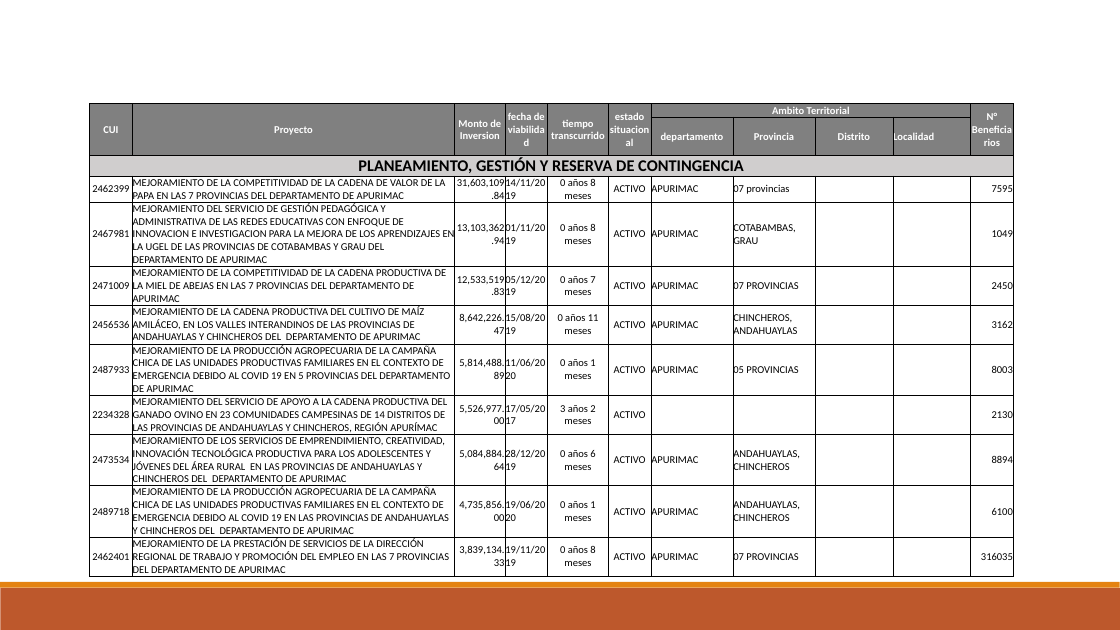
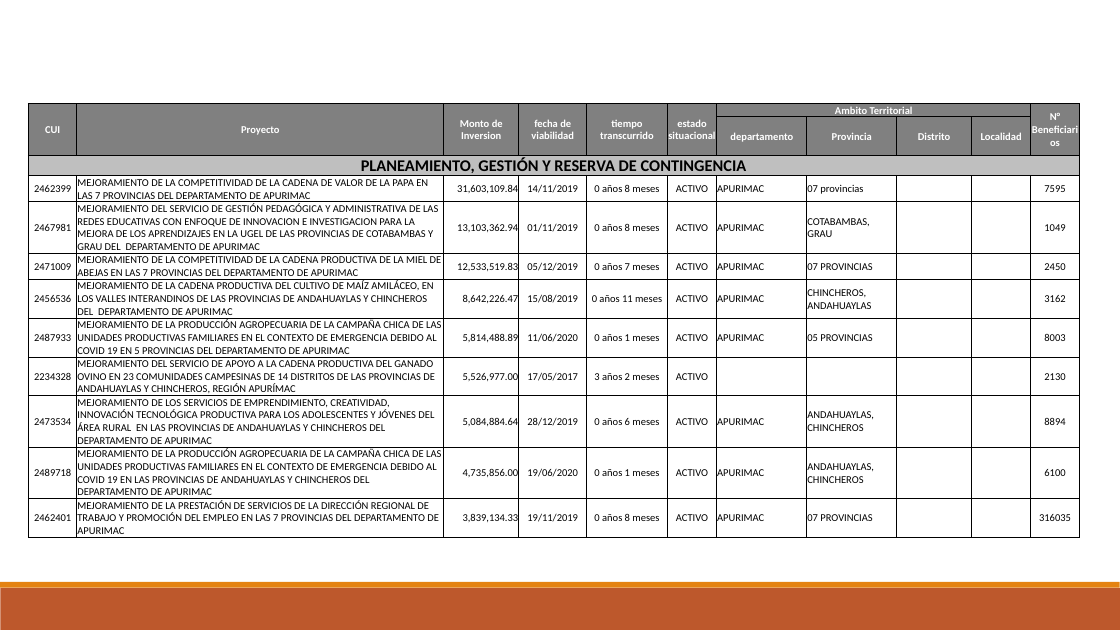
Before and after one commit to ORFEI-GRAP/Gestion-ORFEI, a slide deck: slide 7 of Estadistica Proyectos/Estadisticas PROYECTOS ACTIVOS POR FUNCION.pptx. Drawn at 1120x630 pixels with LibreOffice and Linux fonts; fonts in the diff are those of the drawing. Boxes give left, top, right and bottom in pixels: in the first picture for what was removed or moved away, otherwise in the second. Text is boxed around its words. In the diff, an @@ line names an element or a change of style, - is before the commit and + after.

```diff
--- a/Estadistica Proyectos/Estadisticas PROYECTOS ACTIVOS POR FUNCION.pptx
+++ b/Estadistica Proyectos/Estadisticas PROYECTOS ACTIVOS POR FUNCION.pptx
@@ table at <box>29,103,1081,542</box> @@
@@ fill #D0CECE to #BFBFBF in row 3, column 1 @@
@@ alignment left to centre @@
@@ alignment right to centre @@
@@ borders changed @@
@@ table: place and size @@
-table at <box>90,103,1016,577</box>
+table at <box>29,103,1081,542</box>
```
Also in this commit, not shown: 6 other slides changed.
